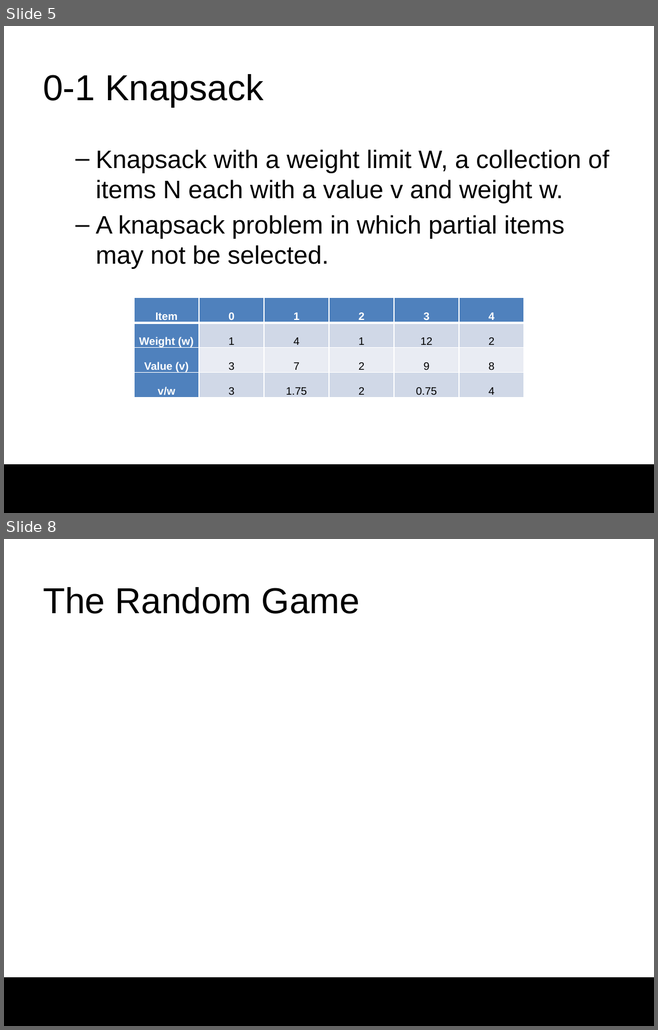
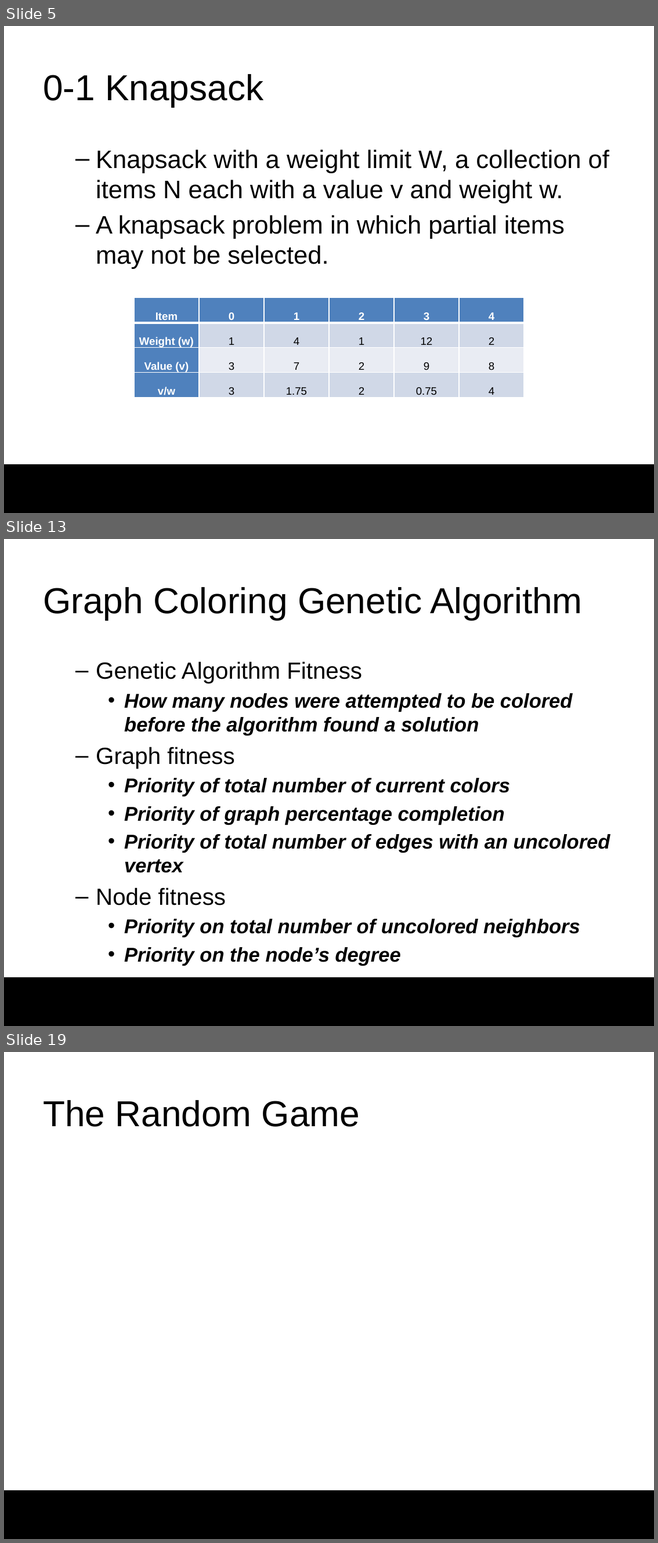
Before and after one commit to darrare/MS-Thesis, a slide deck: Documentation/Presentation.pptx. Shown one above the other, each under a label of ours: slides 5 and 8 before the commit, slides 5, 13 and 19 after it; the slides between them are not shown. The pictures are 658x1030 and 658x1543 pixels, drawn with LibreOffice and Linux fonts; fonts in the diff are those of the drawing; background and template pictures are left out. Boxes give left, top, right and bottom in pixels: in the first picture for what was removed or moved away, otherwise in the second. Text is boxed around its words. In the diff, an @@ line names an element or a change of style, - is before the commit and + after.

```diff
--- a/Documentation/Presentation.pptx
+++ b/Documentation/Presentation.pptx
@@ slide 13 added at bbox=[4, 539, 654, 1026], background #FFFFFF; not listed: 1 template element that a slide beside it also shows @@
@@ title added at bbox=[43, 587, 582, 620], 40 pt, text #000000 @@
+Graph Coloring Genetic Algorithm
@@ text added at bbox=[96, 661, 610, 966], 22.2 pt, text #000000, bold, italic @@
+  – Genetic Algorithm Fitness
+    • How many nodes were attempted to be colored before the algorithm found a solution
+  – Graph fitness
+    • Priority of total number of current colors
+    • Priority of graph percentage completion
+    • Priority of total number of edges with an uncolored vertex
+  – Node fitness
+    • Priority on total number of uncolored neighbors
+    • Priority on the node’s degree
@@ what was slide 8 is now slide 19 @@
```
Also in this commit, not shown: 2 slides changed, 10 other slides added.
